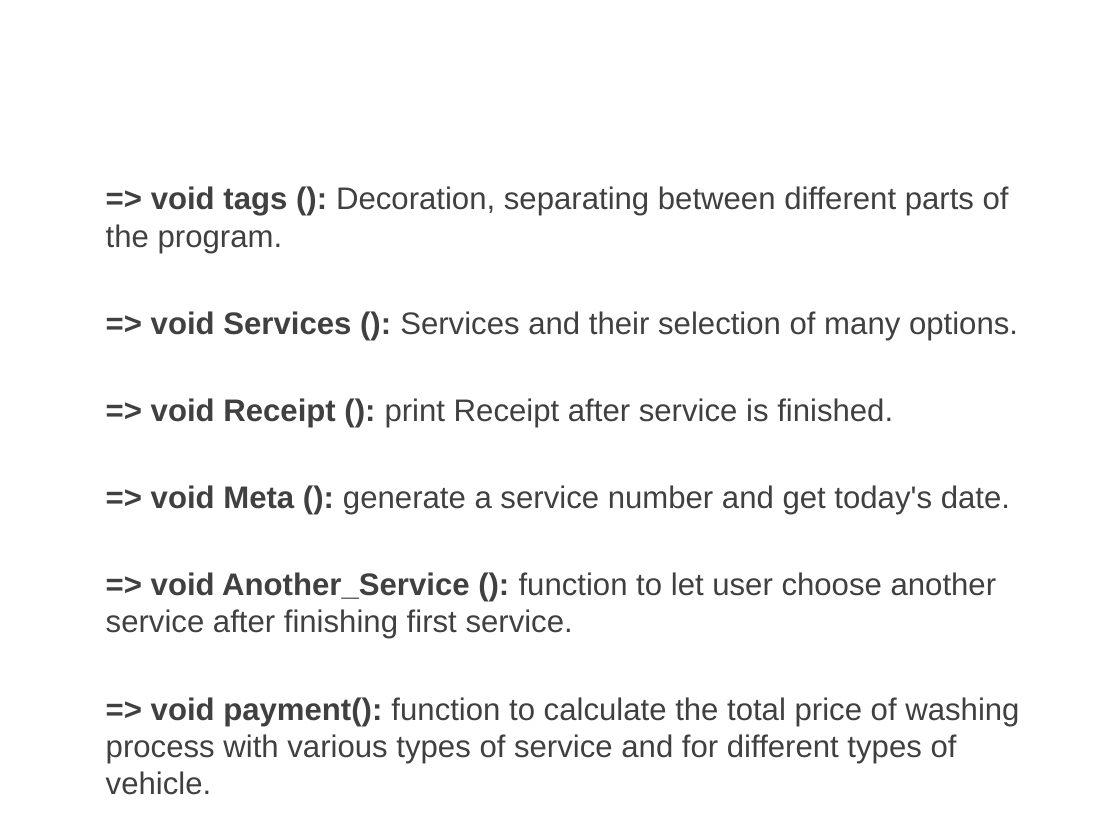
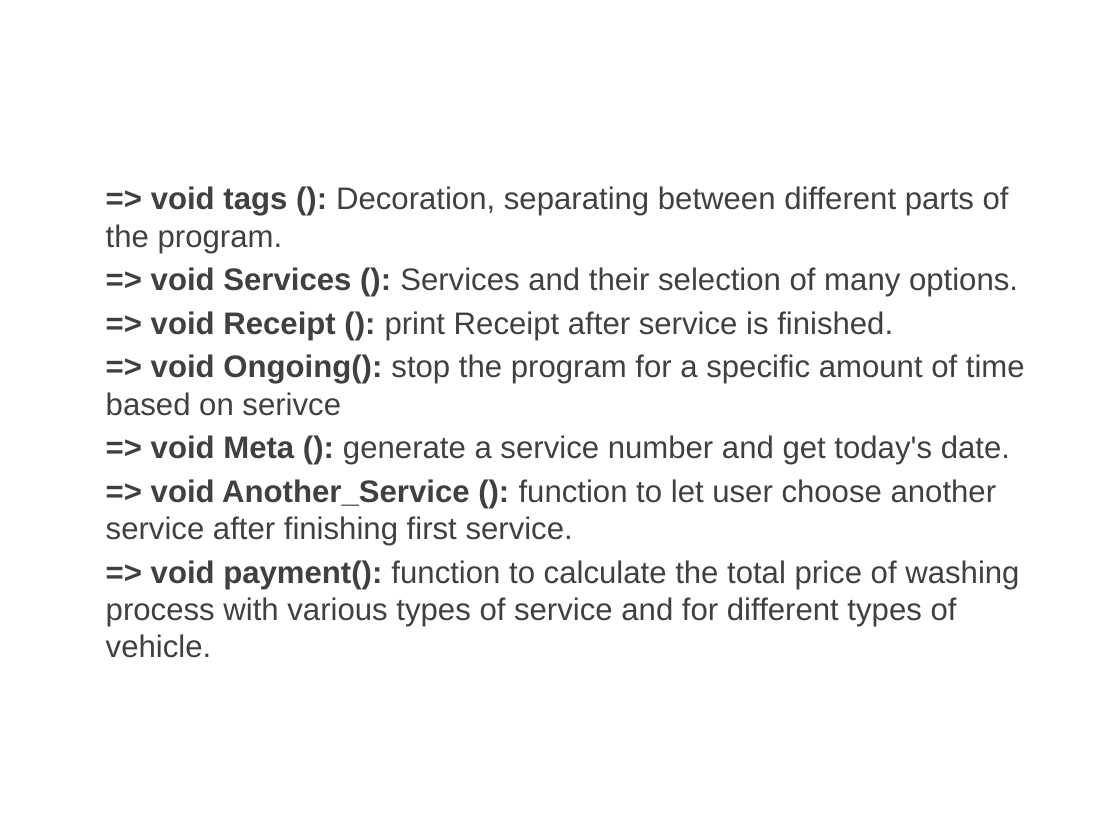
Before and after one commit to Blacksuan19/CPP-Lang, a slide deck: slide 3 of project/presentation.pptx. Drawn at 1120x840 pixels with LibreOffice and Linux fonts; fonts in the diff are those of the drawing; background and template pictures are left out. Boxes give left, top, right and bottom in pixels: in the first picture for what was removed or moved away, otherwise in the second. Text is boxed around its words. In the diff, an @@ line names an element or a change of style, - is before the commit and + after.

```diff
--- a/project/presentation.pptx
+++ b/project/presentation.pptx
@@ text at (106,354,1025,416): paragraph added @@
+=> void Ongoing(): stop the program for a specific amount of time based on serivce
```
Also in this commit, not shown: 1 other slide changed, 7 other files.
